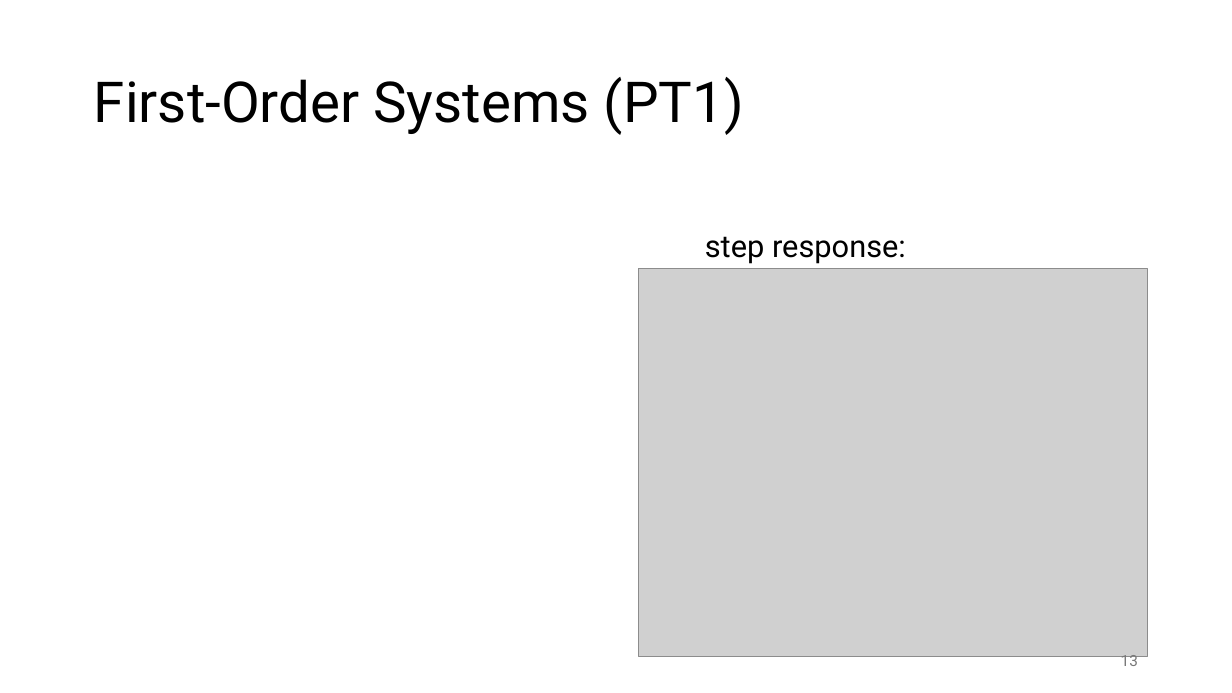
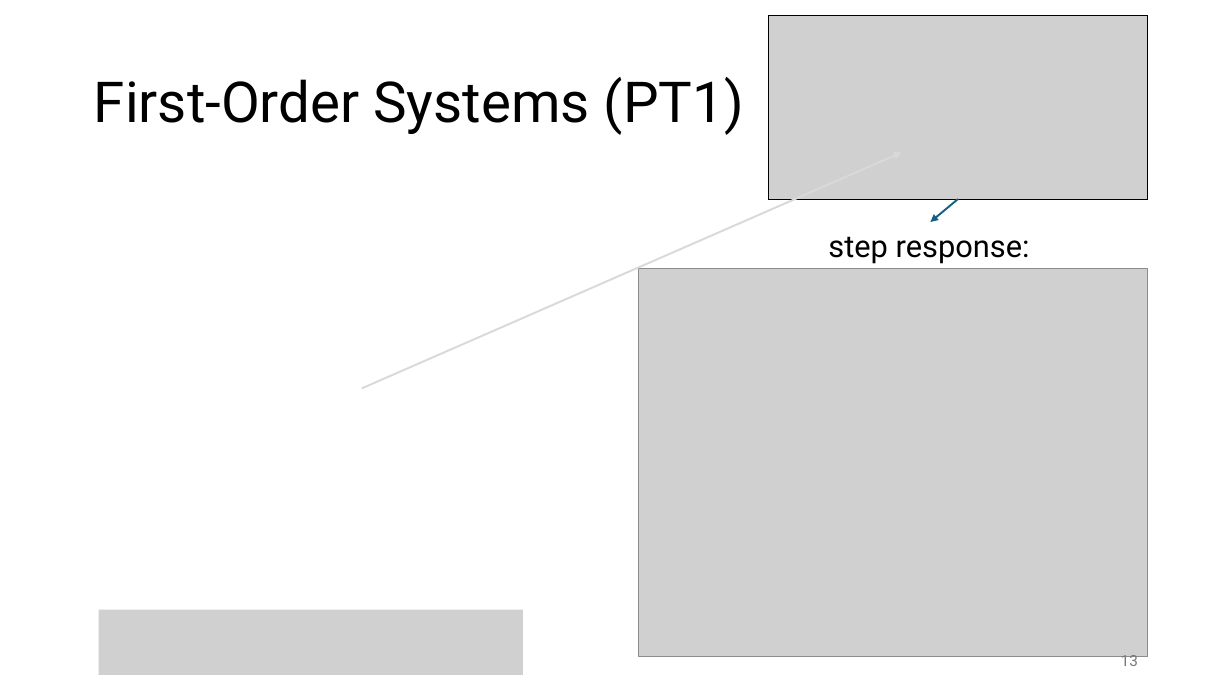
Before and after one commit to FelixWick/control_engineering, a slide deck: slide 13 of slides/1_systems.pptx. Drawn at 1232x693 pixels with LibreOffice and Linux fonts; fonts in the diff are those of the drawing; grey boxes stand for pictures. Boxes give left, top, right and bottom in pixels: in the first picture for what was removed or moved away, otherwise in the second. Text is boxed around its words. In the diff, an @@ line names an element or a change of style, - is before the commit and + after.

Commit message:
more systems slides

```diff
--- a/slides/1_systems.pptx
+++ b/slides/1_systems.pptx
@@ picture added at [769, 16, 1148, 200] @@
@@ arrow added from (361, 388) to (902, 152), #D9D9D9 1.5 pt @@
@@ arrow added from (958, 199) to (931, 222), #156082 1.5 pt @@
@@ text "step response:": place and size @@
-text "step response:" at [705, 236, 906, 264]
+text "step response:" at [828, 236, 1030, 264]
@@ picture added at [99, 610, 523, 676] @@
```
Also in this commit, not shown: 8 other slides changed, 11 slides added.
